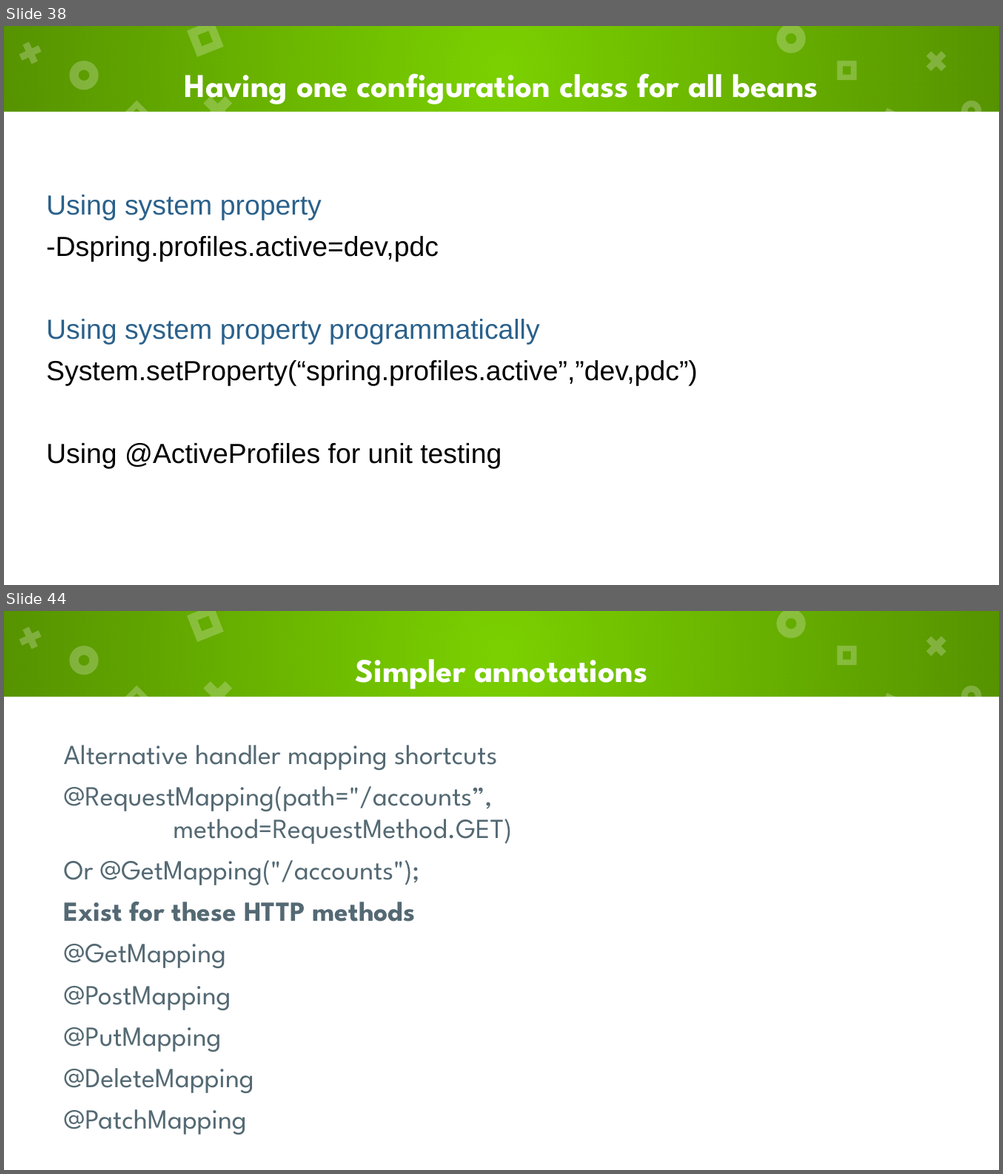
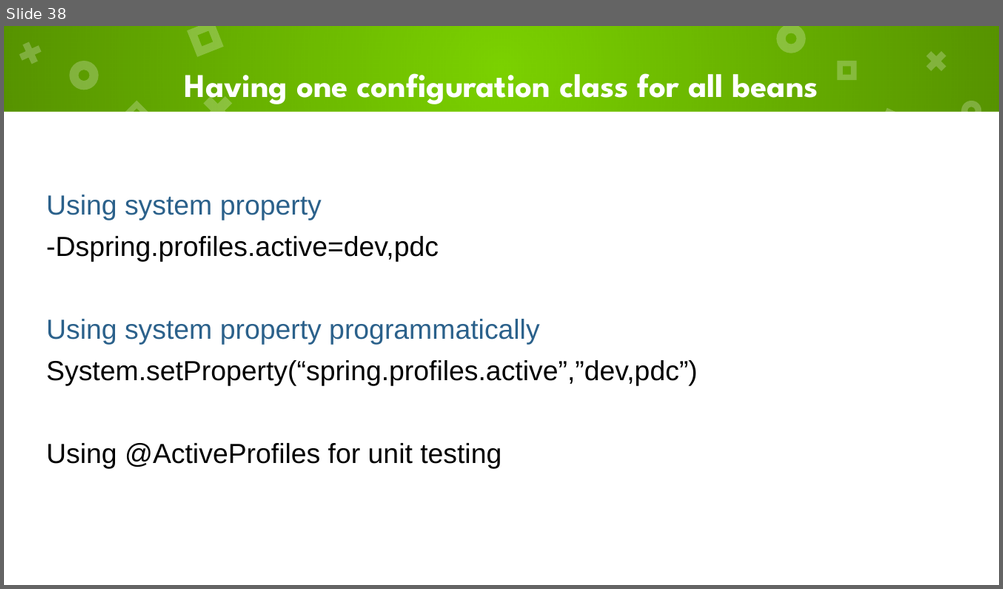
Before and after one commit to digiterati-oct2020/resources, a slide deck: training_materials/01_springcore_intro.pptx. Shown one above the other, each under a label of ours: slides 38 and 44 before the commit, slide 38 after it; the slides between them are not shown. The pictures are 1003x1174 and 1003x589 pixels, drawn with LibreOffice and Linux fonts; fonts in the diff are those of the drawing. Boxes give left, top, right and bottom in pixels: in the first picture for what was removed or moved away, otherwise in the second. Text is boxed around its words. In the diff, an @@ line names an element or a change of style, - is before the commit and + after.

```diff
--- a/training_materials/01_springcore_intro.pptx
+++ b/training_materials/01_springcore_intro.pptx
@@ slide 44 removed at (4,611,999,1170), background #7BD100; not listed: 14 template elements that a slide beside it also shows @@
@@ title removed at (356,659,648,689) @@
-Simpler annotations
@@ text removed at (64,745,512,1135) @@
-Alternative handler mapping shortcuts
-@RequestMapping(path="/accounts”,
-method=RequestMethod.GET)
-Or @GetMapping("/accounts");
-Exist for these HTTP methods
-@GetMapping
-@PostMapping
-@PutMapping
-@DeleteMapping
-@PatchMapping
```
Also in this commit, not shown: 5 other slides removed.
